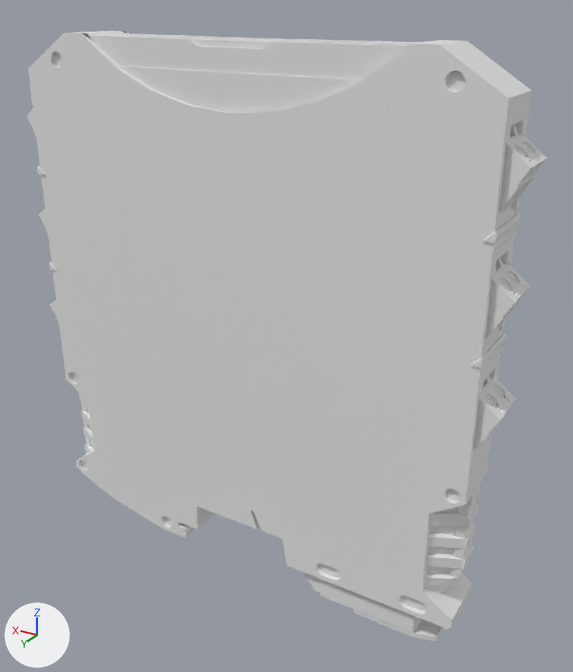
One commit to the glTF model model.glb: the scene before it, then after it.
Camera for both pictures: a 50 mm camera at (-153.0, 230.0, 294.0) aimed at (-11.0, -6.0, 175.0). Arrows for +X, +Y and +Z are at lower left; the lights stay in place. Materials are left out; every surface is plain grey. Where no turn or scale is listed for an object, it has been applied to the vertices. Vertices at the same position are counted once.

Before the edit, the objects in view are built like this:
```python
me_cube_002 = bpy.data.meshes.new('Cube.002')
me_cube_002.from_pydata(...)  # 1933 vertices, 3842 faces; spans x -92.0..92.0, y -12.0..12.0, z -102.0..101.0
# faces by material slot: [3458, 288, 96]
me_cube_002.materials.append(mat_material_001)
me_cube_002.materials.append(mat_material_004)
me_cube_002.materials.append(mat_material_005)
me_cube_005 = bpy.data.meshes.new('Cube.005')
me_cube_005.from_pydata(...)  # 2856 vertices, 5688 faces; spans x -187.0..9.0, y -8.0..8.0, z -12.0..92.0
me_cube_005.materials.append(mat_material)
me_cube_008 = bpy.data.meshes.new('Cube.008')
me_cube_008.from_pydata(...)  # 424 vertices, 826 faces; spans x -0.049..0.088, y -0.227..0.231, z -0.106..0.106
# faces by material slot: [802, 24]
me_cube_008.materials.append(mat_material_001)
me_cube_008.materials.append(mat_material_002)
me_cube_010 = bpy.data.meshes.new('Cube.010')
me_cube_010.from_pydata(...)  # 373 vertices, 718 faces; spans x -13.7..41.8, y -9.0..9.0, z -6.6..6.6
me_cube_010.materials.append(mat_material_003)
ob_cube = bpy.data.objects.new('Cube', me_cube_002)
ob_cube.location = (0.0, 0.0, 180.0)
ob_cube_001 = bpy.data.objects.new('Cube.001', me_cube_005)
ob_cube_001.location = (88.8, 0.0, 168.1)
ob_cube_003 = bpy.data.objects.new('Cube.003', me_cube_008)
ob_cube_003.parent = ob_rootnode
ob_cube_003.location = (-82.02, -0.0000175, 116.1)
ob_cube_003.rotation_euler = (1.571, 0.0, 0.0)  # degrees (90, 0, 0)
ob_cube_003.scale = (-100.0, -100.0, -100.0)
ob_cube_005 = bpy.data.objects.new('Cube.005', me_cube_010)
ob_cube_005.location = (-70.1, 0.0, 78.8)
```
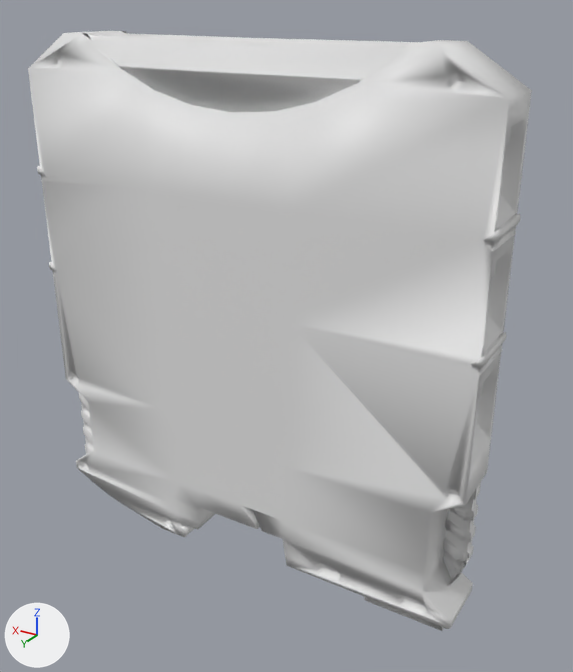
The newer file is also rescaled (x0.01) as a whole; pictures and numbers use the older file's frame.

Changed parts and their boxes [x1, y1, x2, y2] in the pictures (573 x 672 px):
'Cube.001', reshaped (not visible afterwards)
    before: [26, 108, 547, 451]
'Cube.003', reshaped
    before: [424, 482, 481, 594]
    after: [443, 482, 481, 586]
'Cube.005', reshaped
    before: [304, 573, 444, 641]
    after: [364, 596, 444, 631]
part 2 of me_cube_008, deleted
    before: [424, 488, 477, 594]
part 4 of me_cube_010, cut back
    before: [304, 573, 442, 641]
    after: [385, 606, 397, 612]
part 6 of me_cube_005, deleted
    before: [499, 125, 547, 215]
part 7 of me_cube_005, deleted
    before: [485, 257, 530, 340]
part 8 of me_cube_005, deleted
    before: [473, 376, 516, 451]
part 9 of me_cube_005, deleted
    before: [26, 108, 36, 136]
part 10 of me_cube_005, deleted
    before: [39, 209, 48, 234]
part 11 of me_cube_005, cut back
    before: [50, 300, 59, 323]

The change, as a list of edits to the scene's bpy script:
```text
Change me_cube_002:
    where me_cube_002.from_pydata(...)  # 1933 vertices, 3842 faces; spans x -92.0..92.0, y -12.0..12.0, z -102.0..101.0
    used by ob_cube; location = (0.0, 0.0, 180.0)
    me_cube_002 part 1: the surface is now shaded smooth
Change me_cube_005:
    used by ob_cube_001; location = (88.8, 0.0, 168.1)
    remove me_cube_005.from_pydata(...)  # 2856 vertices, 5688 faces; spans x -187.0..9.0, y -8.0..8.0, z -12.0..92.0
    add me_cube_005.from_pydata(...)  # 246 vertices, 474 faces; spans x -13.0..9.0, y -8.0..0.0, z -12.0..13.0
    me_cube_005 part 6: the loose piece of 476 vertices spanning x -187.0..-164.0, y -8.0..8.0, z 66.0..92.0 is deleted
    me_cube_005 part 7: the loose piece of 476 vertices spanning x -187.0..-164.0, y -8.0..8.0, z 27.0..52.0 is deleted
    me_cube_005 part 8: the loose piece of 476 vertices spanning x -187.0..-164.0, y -8.0..8.0, z -12.0..13.0 is deleted
    me_cube_005 part 9: the loose piece of 476 vertices spanning x -13.0..9.0, y -8.0..8.0, z 66.0..92.0 is deleted
    me_cube_005 part 10: the loose piece of 476 vertices spanning x -13.0..9.0, y -8.0..8.0, z 27.0..52.0 is deleted
    me_cube_005 part 11: 15 vertices moved within x 3.0..8.0, y -8.0..0.0, z -2.0..8.0; 230 vertices removed from x -13.0..9.0, y 1.0..8.0, z -12.0..13.0
    me_cube_005 part 12: the surface is now shaded smooth
Change me_cube_008:
    used by ob_cube_003; parent = ob_rootnode; location = (-82.02, -0.0000175, 116.1); rotation_euler = (1.571, 0.0, 0.0), in degrees (90, 0, 0); scale = (-100.0, -100.0, -100.0)
    remove me_cube_008.from_pydata(...)  # 424 vertices, 826 faces; spans x -0.049..0.088, y -0.227..0.231, z -0.106..0.106
    add me_cube_008.from_pydata(...)  # 248 vertices, 413 faces; spans x -0.049..0.088, y -0.227..0.231, z -0.106..0.002
    me_cube_008 part 2: 176 vertices removed from x -0.049..0.088, y -0.227..0.231, z -0.002..0.106
    me_cube_008 part 3: the surface is now shaded smooth
Change me_cube_010:
    used by ob_cube_005; location = (-70.1, 0.0, 78.8)
    remove me_cube_010.from_pydata(...)  # 373 vertices, 718 faces; spans x -13.7..41.8, y -9.0..9.0, z -6.6..6.6
    add me_cube_010.from_pydata(...)  # 220 vertices, 359 faces; spans x -13.7..41.8, y -9.0..0.0, z -6.6..6.6
    me_cube_010 part 4
    153 vertices are removed from x -13.7..41.8, y 6.1..9.0, z -6.6..6.6
    423 faces are deleted
    64 new faces join them
    me_cube_010 part 5: the surface is now shaded smooth
```
